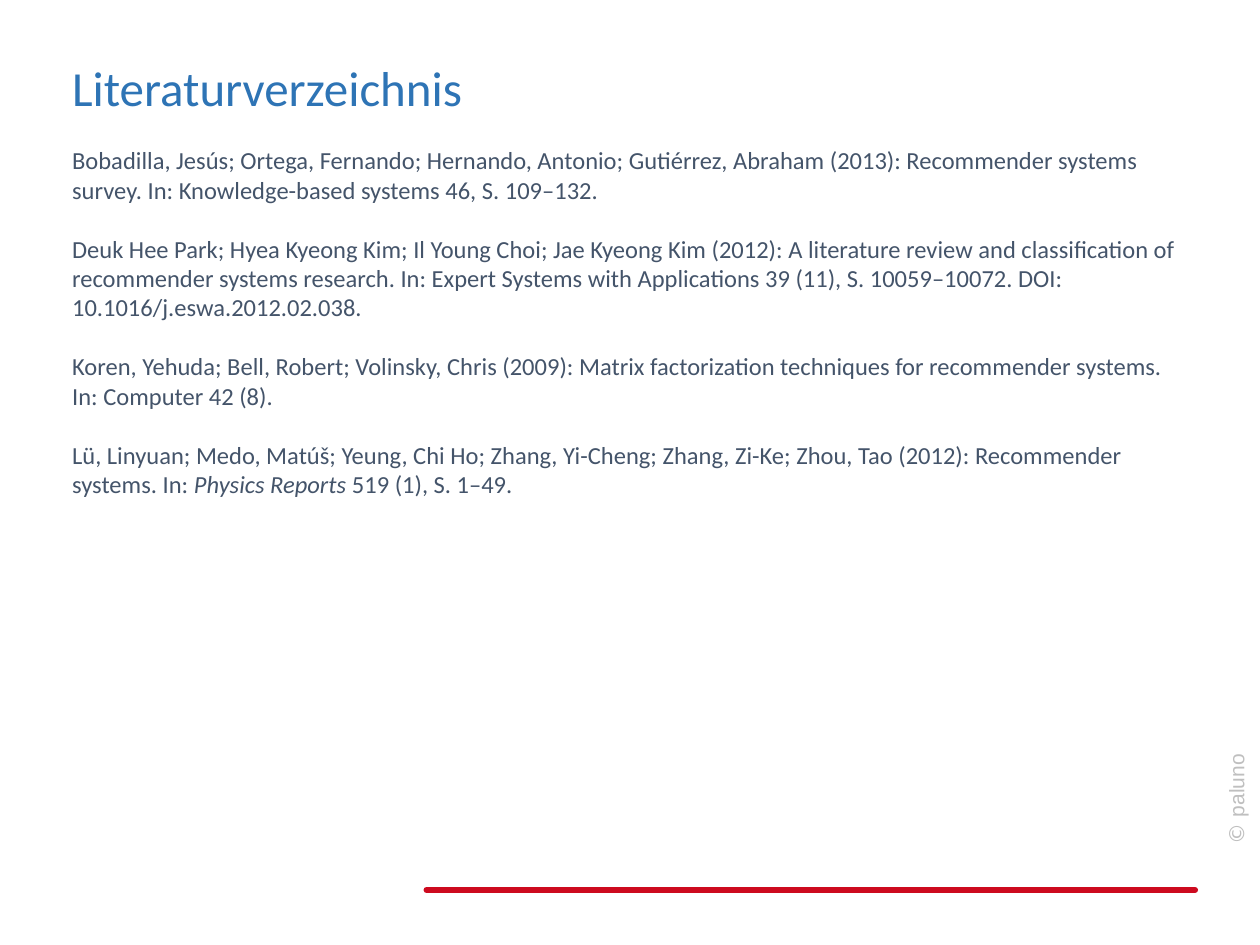
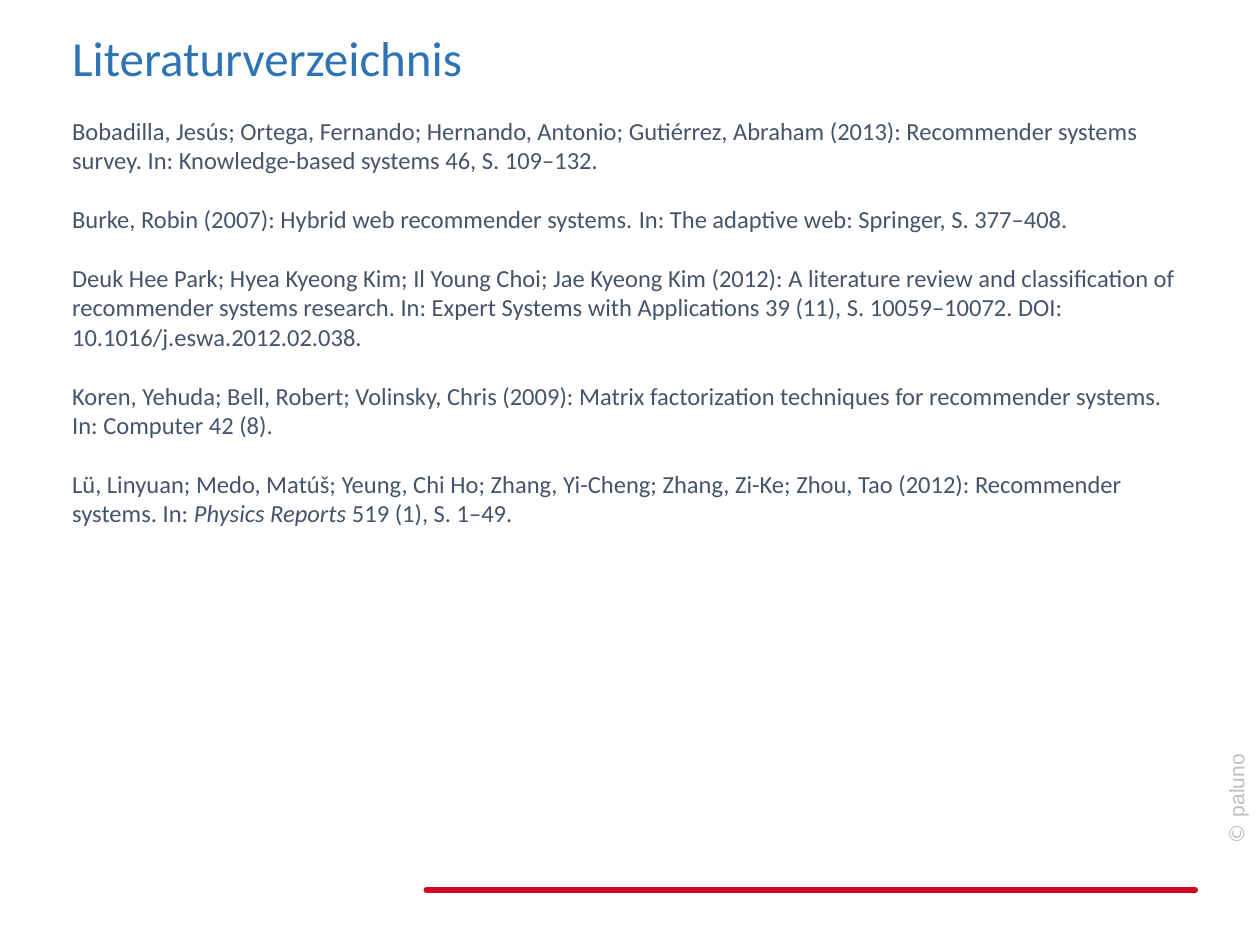
Before and after one commit to jabuettner/citavi, a slide deck: slide 17 of Diss (repo)/Recommender.pptx (slide 16 before the commit). Drawn at 1260x945 pixels with LibreOffice and Linux fonts; fonts in the diff are those of the drawing; background and template pictures are left out. Boxes give left, top, right and bottom in pixels: in the first picture for what was removed or moved away, otherwise in the second. Text is boxed around its words. In the diff, an @@ line names an element or a change of style, - is before the commit and + after.

```diff
--- a/Diss (repo)/Recommender.pptx
+++ b/Diss (repo)/Recommender.pptx
@@ text "Literaturverzeichnis": place and size @@
-text "Literaturverzeichnis" at [72, 72, 1174, 497]
+text "Literaturverzeichnis" at [72, 42, 1174, 526]
@@ text at [72, 210, 1067, 232]: paragraph added @@
+Burke, Robin (2007): Hybrid web recommender systems. In: The adaptive web: Springer, S. 377–408.
```
Also in this commit, not shown: 1 slide added.
